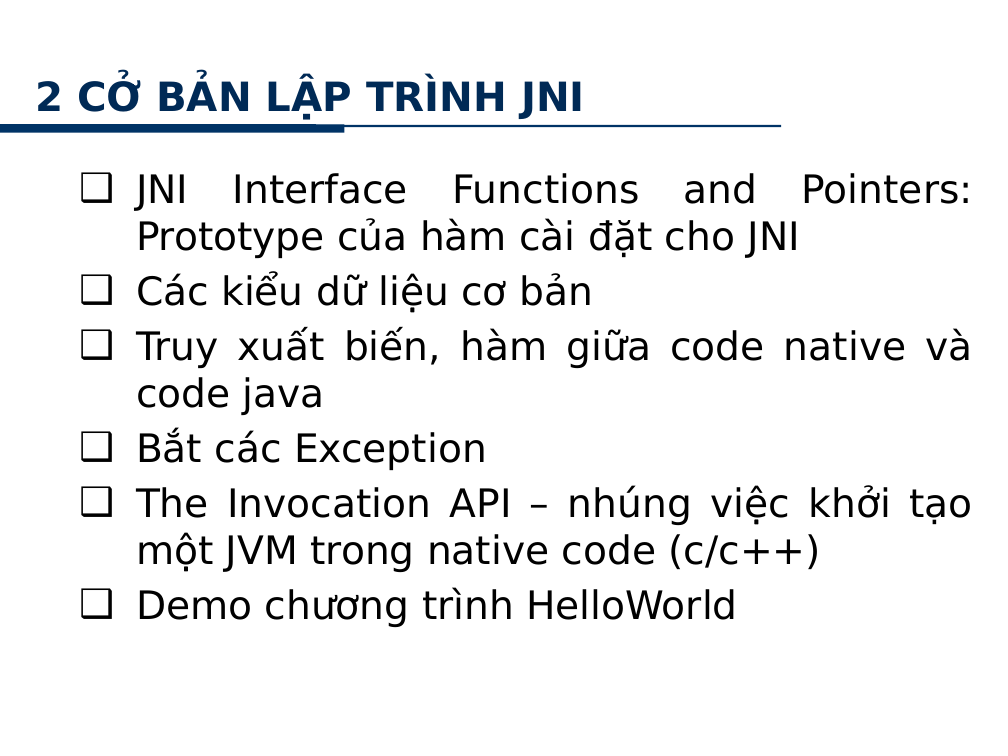
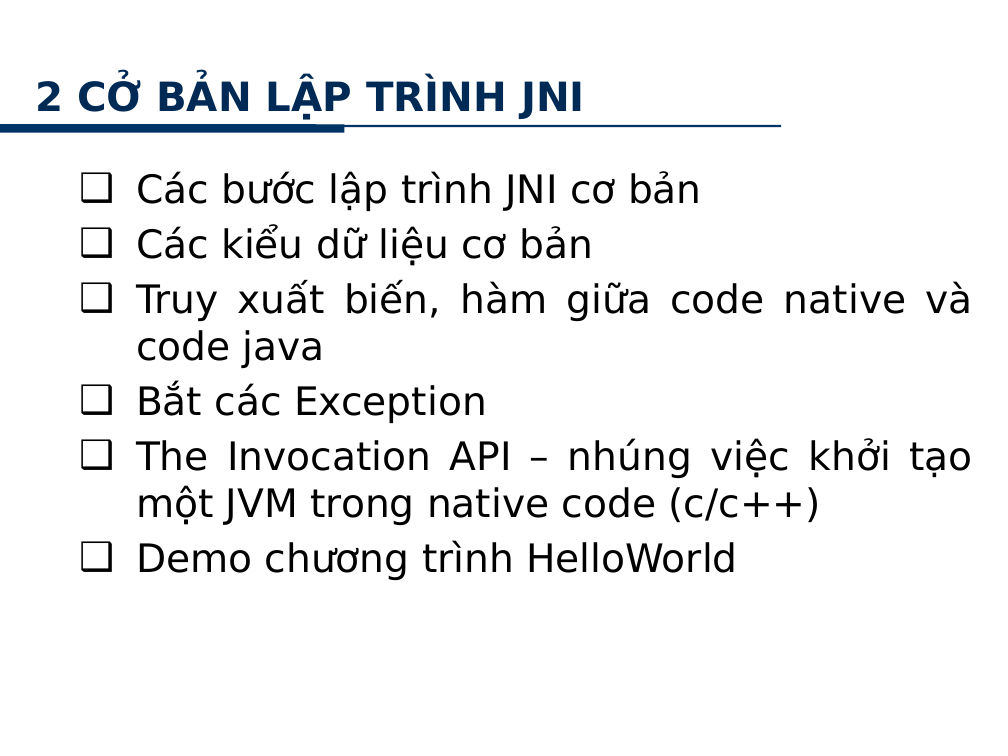
Before and after one commit to minhkhanh/UofS-Java, a slide deck: slide 8 of Seminar_JNI/Slide_00 - Hieu ung.pptx. Drawn at 1008x756 pixels with LibreOffice and Linux fonts; fonts in the diff are those of the drawing; background and template pictures are left out. Boxes give left, top, right and bottom in pixels: in the first picture for what was removed or moved away, otherwise in the second. Text is boxed around its words. In the diff, an @@ line names an element or a change of style, - is before the commit and + after.

```diff
--- a/Seminar_JNI/Slide_00 - Hieu ung.pptx
+++ b/Seminar_JNI/Slide_00 - Hieu ung.pptx
@@ text at (x1=136, y1=171, x2=702, y2=211): text changed @@
-❑ JNI Interface Functions and Pointers: Prototype của hàm cài đặt cho JNI
+❑ Các bước lập trình JNI cơ bản
```
Also in this commit, not shown: 1 slide added, 1 slide removed.
